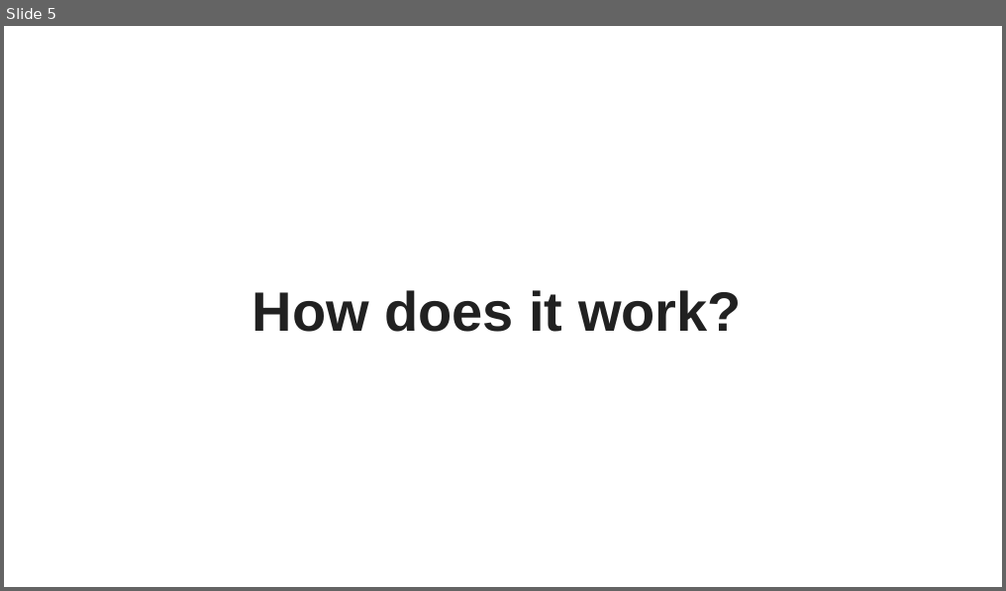
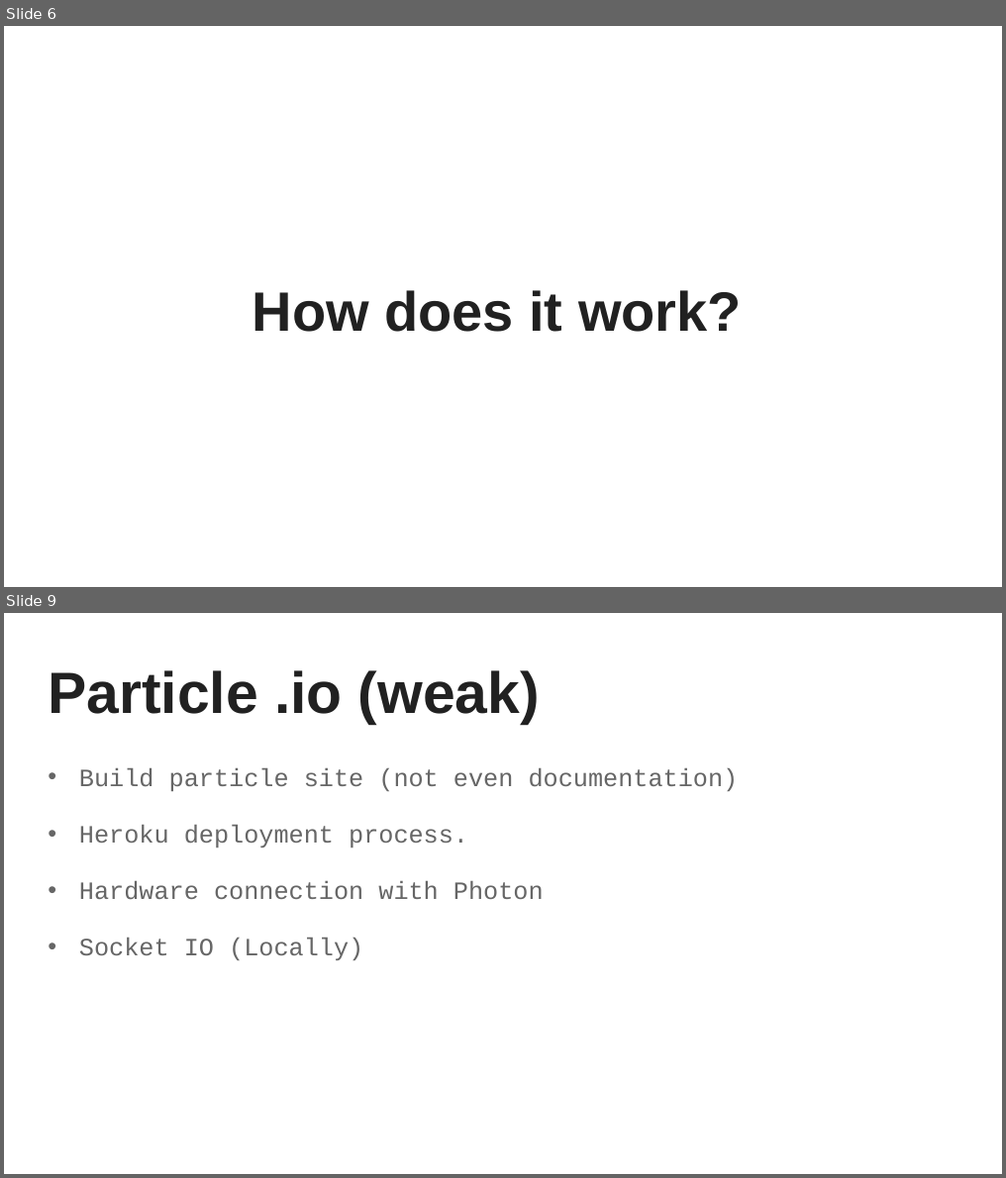
Before and after one commit to wbashir/knock-it, a slide deck: Knock-It_Deck.pptx. Shown one above the other, each under a label of ours: slide 5 before the commit, slides 6 and 9 after it; the slides between them are not shown. The pictures are 1006x591 and 1006x1178 pixels, drawn with LibreOffice and Linux fonts; fonts in the diff are those of the drawing. Boxes give left, top, right and bottom in pixels: in the first picture for what was removed or moved away, otherwise in the second. Text is boxed around its words. In the diff, an @@ line names an element or a change of style, - is before the commit and + after.

```diff
--- a/Knock-It_Deck.pptx
+++ b/Knock-It_Deck.pptx
@@ slide 9 added at bbox=[4, 613, 1002, 1174], background #FFFFFF @@
@@ title added at bbox=[48, 670, 540, 724], 42 pt, text #212121, bold @@
+Particle .io (weak)
@@ text added at bbox=[79, 768, 739, 960], 18 pt, text #666666 @@
+• Build particle site (not even documentation)
+• Heroku deployment process.
+• Hardware connection with Photon
+• Socket IO (Locally)
@@ what was slide 5 is now slide 6 @@
```
Also in this commit, not shown: 2 slides changed, 2 other slides added, 1 other file.
